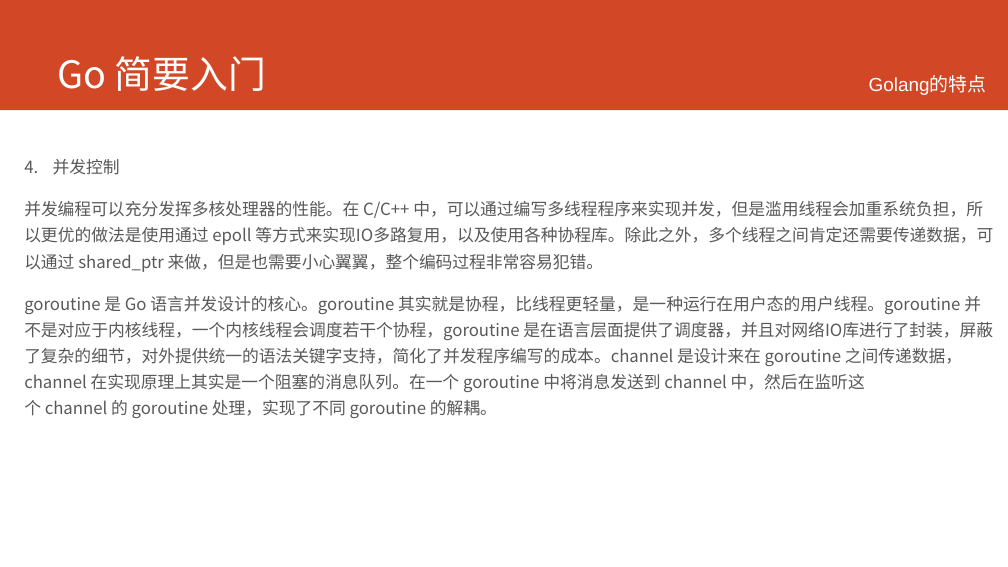
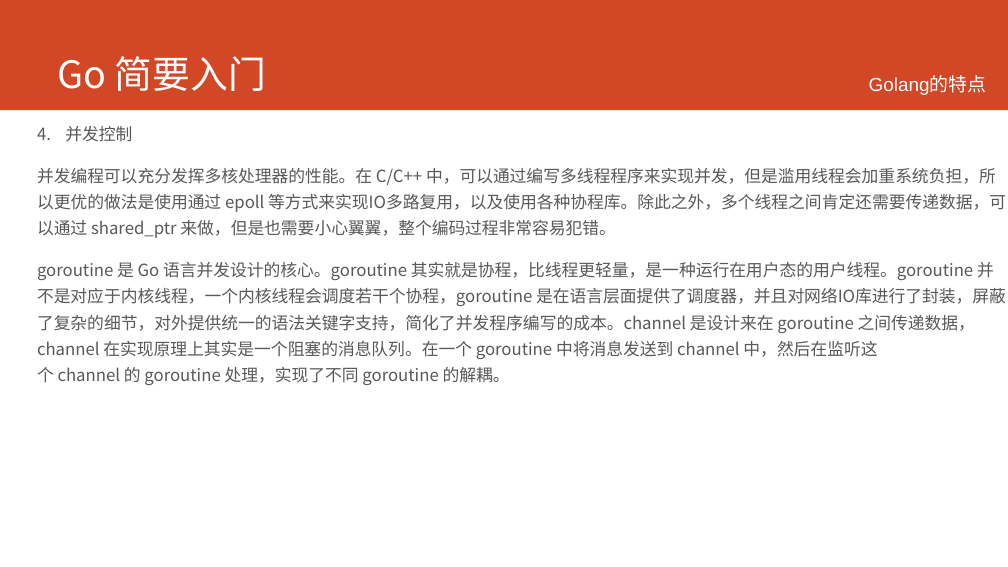
Before and after one commit to printfcoder/printfcoder, a slide deck: slide 9 of course/for-emc/course-for-emc.pptx. Drawn at 1008x567 pixels with LibreOffice and Linux fonts; fonts in the diff are those of the drawing; background and template pictures are left out. Boxes give left, top, right and bottom in pixels: in the first picture for what was removed or moved away, otherwise in the second. Text is boxed around its words. In the diff, an @@ line names an element or a change of style, - is before the commit and + after.

```diff
--- a/course/for-emc/course-for-emc.pptx
+++ b/course/for-emc/course-for-emc.pptx
@@ text "并发控制": place and size @@
-text "并发控制" at <box>24,159,993,418</box>
+text "并发控制" at <box>37,126,1006,385</box>
```
Also in this commit, not shown: 11 other slides changed, 2 slides removed.
